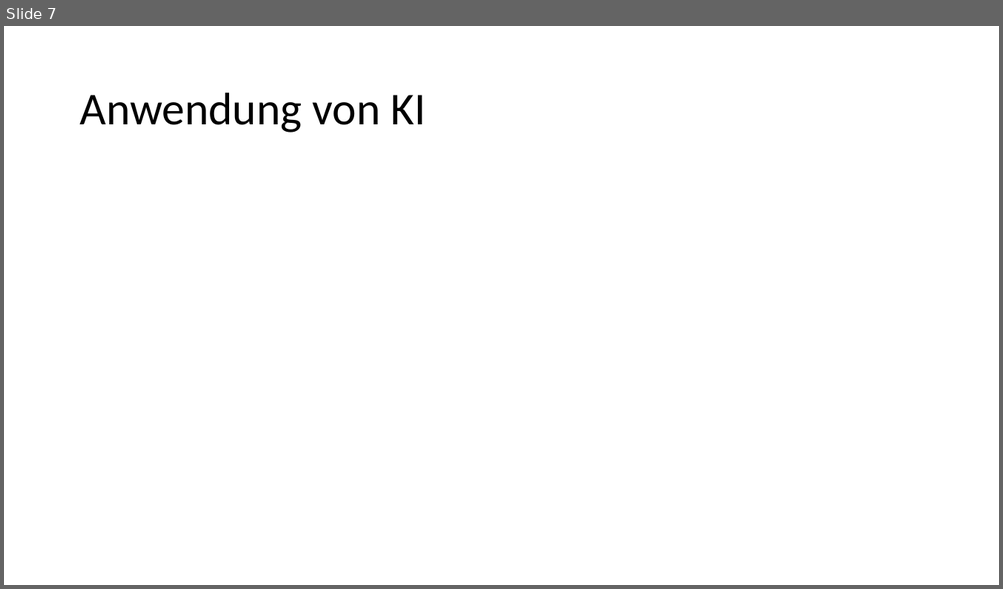
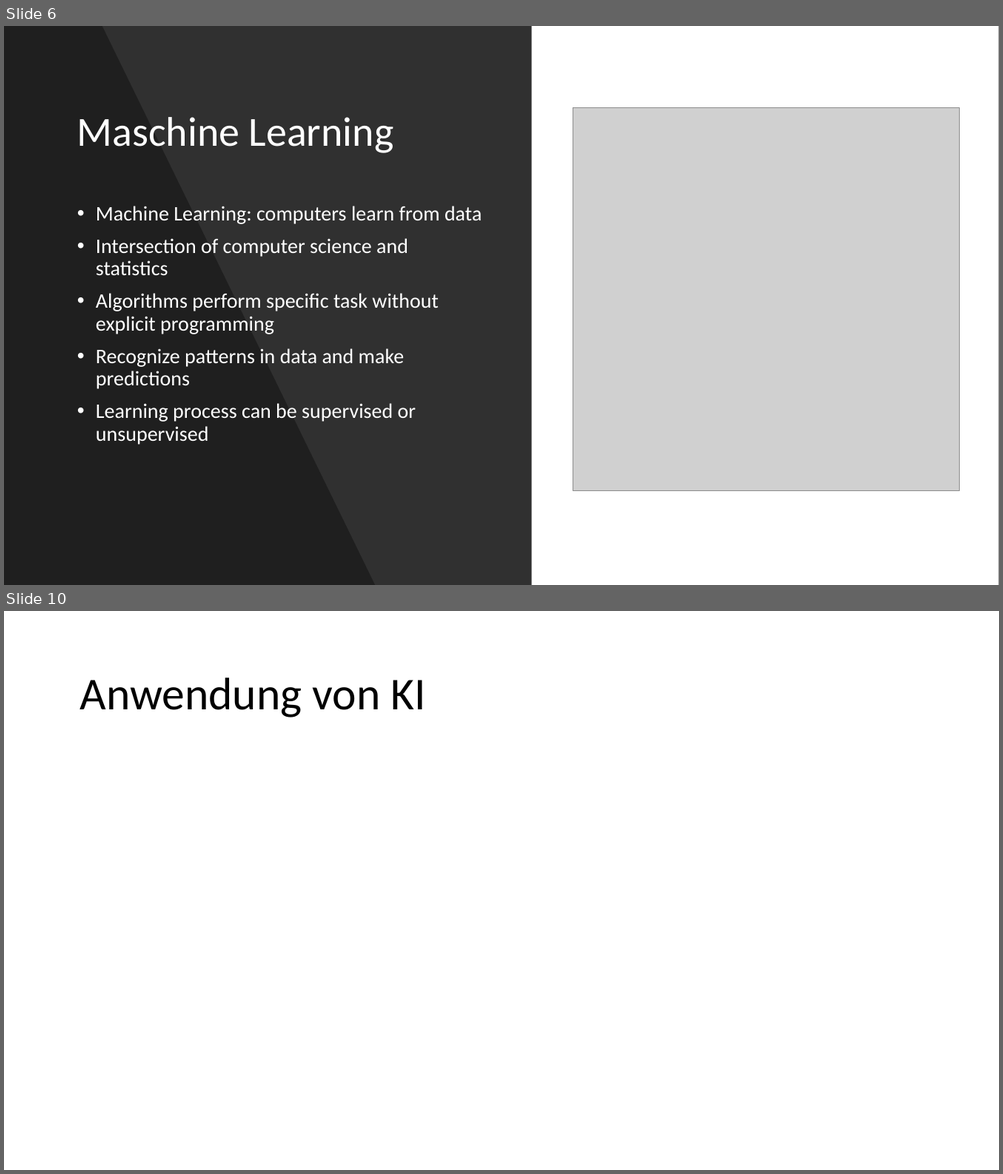
Before and after one commit to TomTom148/TomTom148.github.io, a slide deck: AI-Presentation.pptx. Shown one above the other, each under a label of ours: slide 7 before the commit, slides 6 and 10 after it; the slides between them are not shown. The pictures are 1003x589 and 1003x1174 pixels, drawn with LibreOffice and Linux fonts; fonts in the diff are those of the drawing; grey boxes stand for pictures. Boxes give left, top, right and bottom in pixels: in the first picture for what was removed or moved away, otherwise in the second. Text is boxed around its words. In the diff, an @@ line names an element or a change of style, - is before the commit and + after.

```diff
--- a/AI-Presentation.pptx
+++ b/AI-Presentation.pptx
@@ slide 6 added at (4,26,999,585), background #000000 @@
@@ rectangle added at (4,26,999,585), fill #FFFFFF @@
@@ rectangle added at (4,26,532,585), fill #000000 at 81% opacity @@
@@ freeform shape added at (4,26,375,585), fill #000000 at 35% opacity @@
@@ picture added at (572,108,959,491) @@
@@ title added at (77,117,394,153), 40 pt, text #FFFFFF @@
+Maschine Learning
@@ text added at (96,206,481,445), 20 pt, text #FFFFFF @@
+• Machine Learning: computers learn from data
+• Intersection of computer science and statistics
+• Algorithms perform specific task without explicit programming
+• Recognize patterns in data and make predictions
+• Learning process can be supervised or unsupervised
@@ what was slide 7 is now slide 10 @@
```
Also in this commit, not shown: 4 slides changed, 3 other slides added, 1 slide removed, 1 other file.
